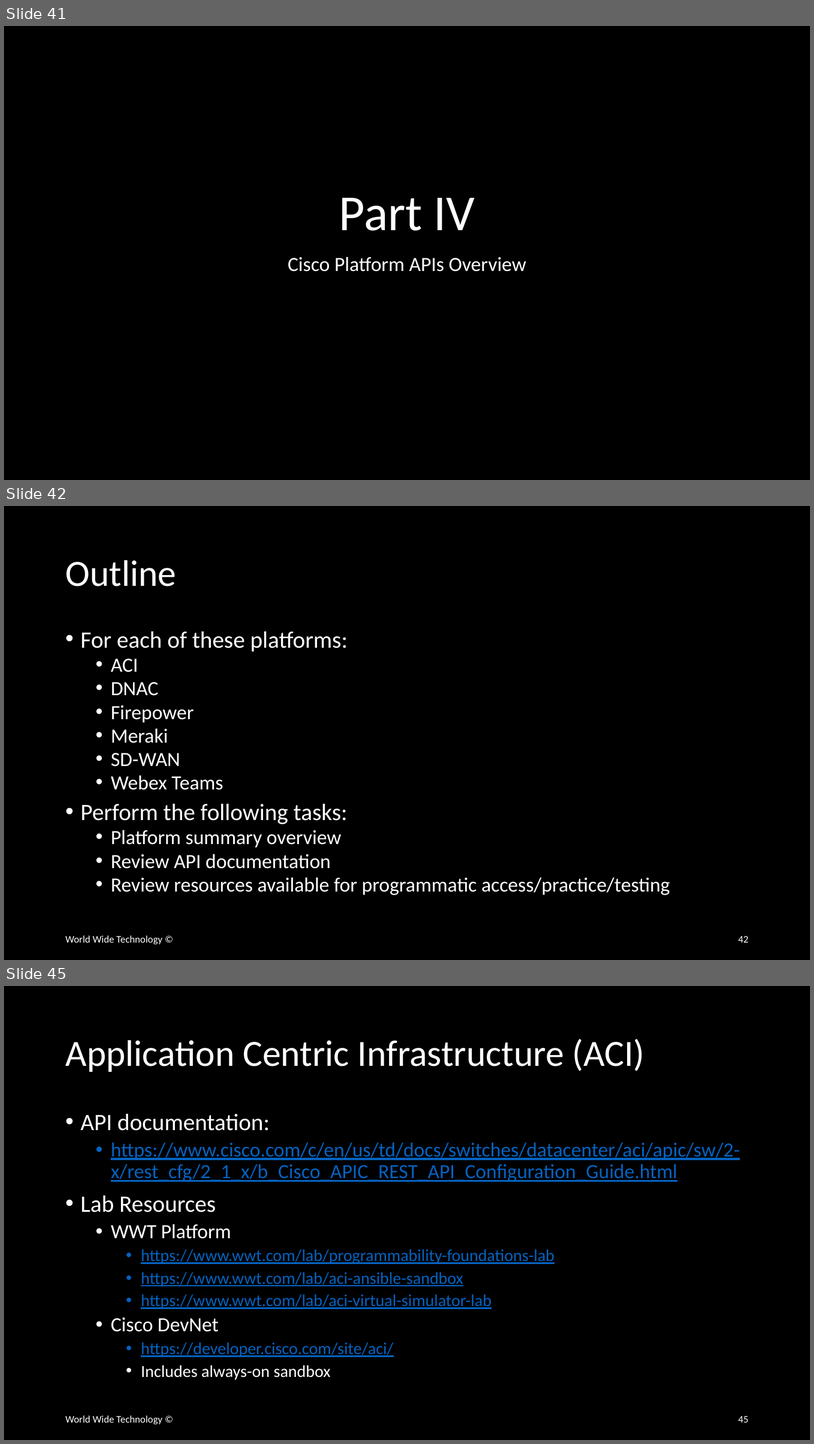
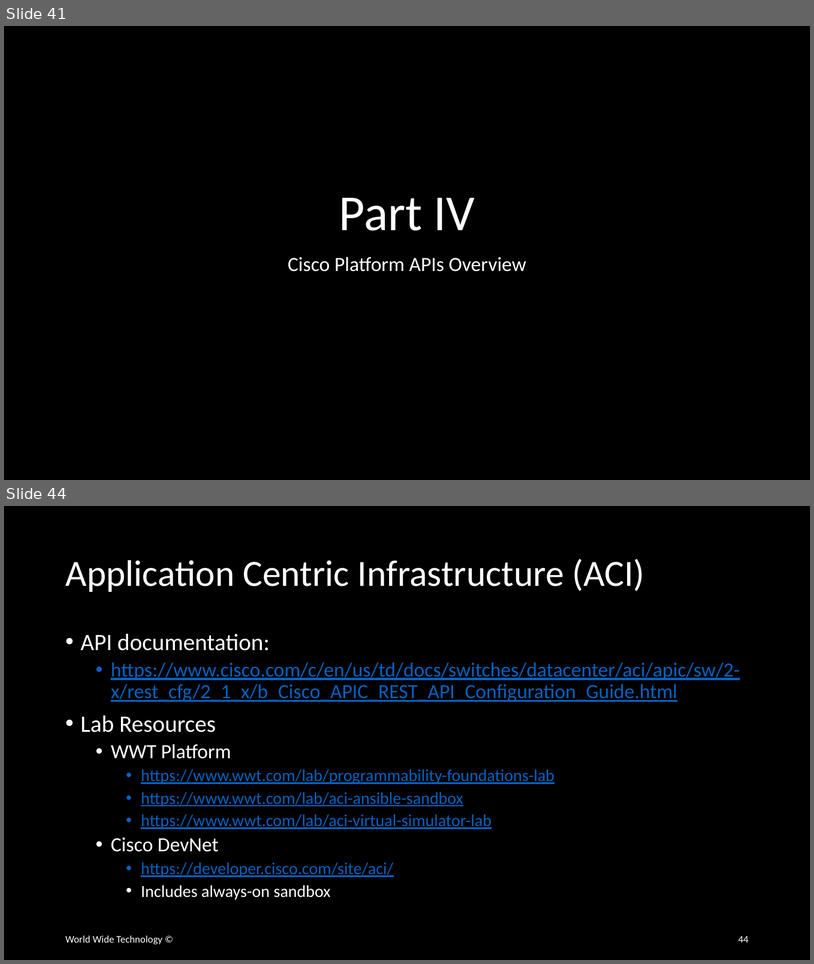
Before and after one commit to wwt/curl-requests-foundations, a slide deck: curl-requests-foundations.pptx. Shown one above the other, each under a label of ours: slides 41, 42 and 45 before the commit, slides 41 and 44 after it; the slides between them are not shown. The pictures are 814x1444 and 814x964 pixels, drawn with LibreOffice and Linux fonts; fonts in the diff are those of the drawing. Boxes give left, top, right and bottom in pixels: in the first picture for what was removed or moved away, otherwise in the second. Text is boxed around its words. In the diff, an @@ line names an element or a change of style, - is before the commit and + after.

```diff
--- a/curl-requests-foundations.pptx
+++ b/curl-requests-foundations.pptx
@@ slide 42 removed at box(4, 506, 810, 960), background #000000 @@
@@ title removed at box(65, 560, 176, 586) @@
-Outline
@@ text removed at box(81, 631, 670, 895) @@
-• For each of these platforms:
-  • ACI
-  • DNAC
-  • Firepower
-  • Meraki
-  • SD-WAN
-  • Webex Teams
-• Perform the following tasks:
-  • Platform summary overview
-  • Review API documentation
-  • Review resources available for programmatic access/practice/testing
@@ text removed at box(65, 935, 162, 944) @@
-World Wide Technology ©
@@ page number removed at box(738, 936, 749, 942) @@
-42
@@ what was slide 45 is now slide 44 @@
@@ page number at box(738, 936, 749, 942): text changed @@
-45
+44
```
Also in this commit, not shown: 2 slides changed, 12 slides added.
